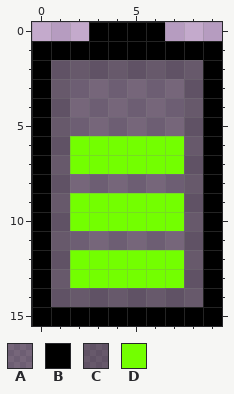
Two states of a pixel-art sprite, RetroPixelBR/resources/general/battery/4.png. The picture above was drawn from the file before the commit.
The file is 10x16 pixels.
Palette (. is transparent): A #00000066  B #000000  C #00000079  D #73ff00
Once edited:
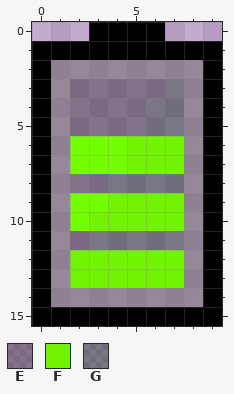
Colours new in this view: E #00000054  F #73f304  G #00200b60
What changed:
{"colour":"C","old":"#00000079","new":"#67676780"}
{"y":3,"x":2,"old":"AAAAAA","new":"EEEEEG"}
{"y":4,"x":2,"old":"AAAAAA","new":"EEEEGG"}
{"y":5,"x":2,"old":"AAAAAA","new":"EEEEGG"}
{"y":6,"x":5,"old":"DDD","new":"FFF"}
{"y":7,"x":5,"old":"DDD","new":"FFF"}
{"y":8,"x":2,"old":"AAAAAA","new":"EEGGGG"}
{"y":9,"x":4,"old":"DDDD","new":"FFFF"}
{"y":10,"x":3,"old":"DDDDD","new":"FFFFF"}
{"y":11,"x":2,"old":"AAAAAA","new":"EGGGGG"}
{"y":12,"x":2,"old":"DDDDDD","new":"FFFFFF"}
{"y":13,"x":2,"old":"DDDDDD","new":"FFFFFF"}
{"label":"changed","picture_box":[51,60,203,307]}
